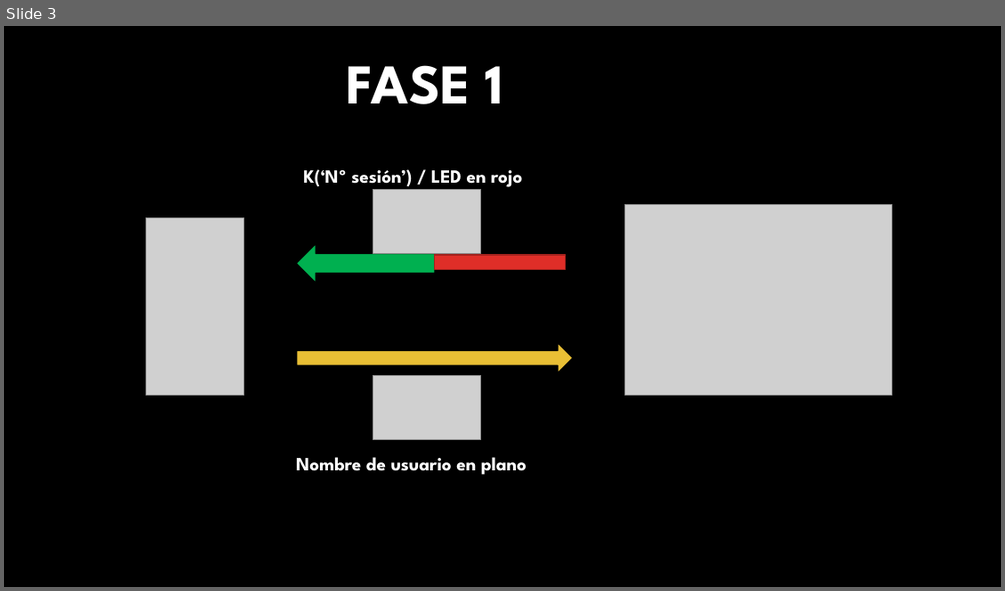
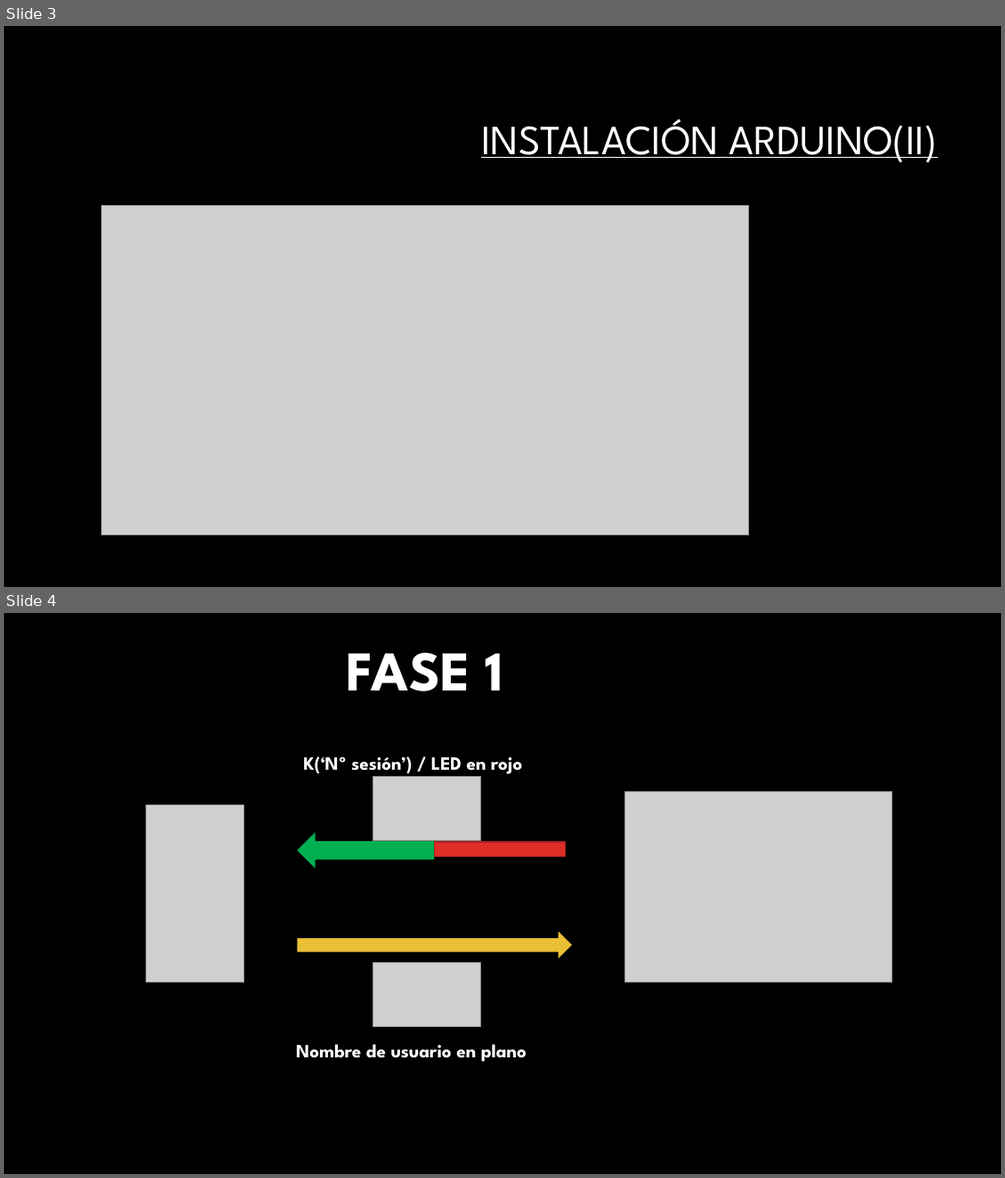
Before and after one commit to UVaNoobs/BlueFingerprint, a slide deck: PresentaciónFinal.pptx. Shown one above the other, each under a label of ours: slide 3 before the commit, slides 3 and 4 after it. The pictures are 1005x591 and 1005x1178 pixels, drawn with LibreOffice and Linux fonts; fonts in the diff are those of the drawing; grey boxes stand for pictures; background and template pictures are left out. Boxes give left, top, right and bottom in pixels: in the first picture for what was removed or moved away, otherwise in the second. Text is boxed around its words. In the diff, an @@ line names an element or a change of style, - is before the commit and + after.

```diff
--- a/PresentaciónFinal.pptx
+++ b/PresentaciónFinal.pptx
@@ slide 3 added at [4,26,1001,587], background #000000 @@
@@ title added at [481,119,938,163], 40 pt, text #FFFFFF, underline @@
+INSTALACIÓN ARDUINO(II)
@@ picture added at [102,206,749,534] @@
@@ what was slide 3 is now slide 4 @@
```
Also in this commit, not shown: 5 slides changed, 1 other slide added, 1 slide removed.
